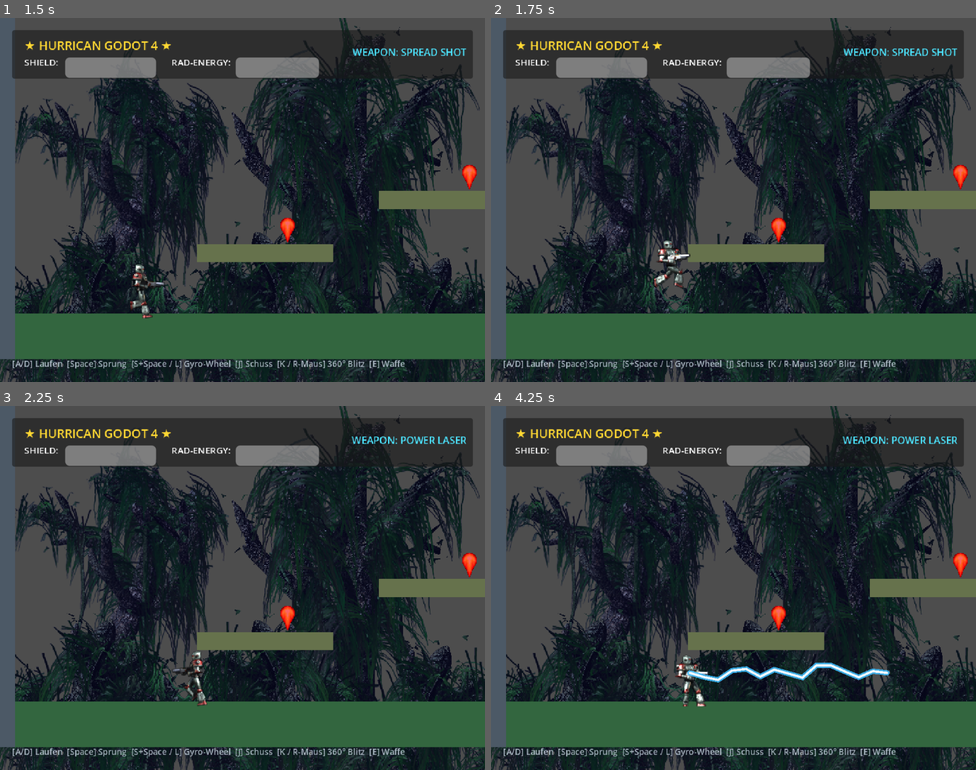
Above: before the commit, frames 1-4 (two rows, left to right).
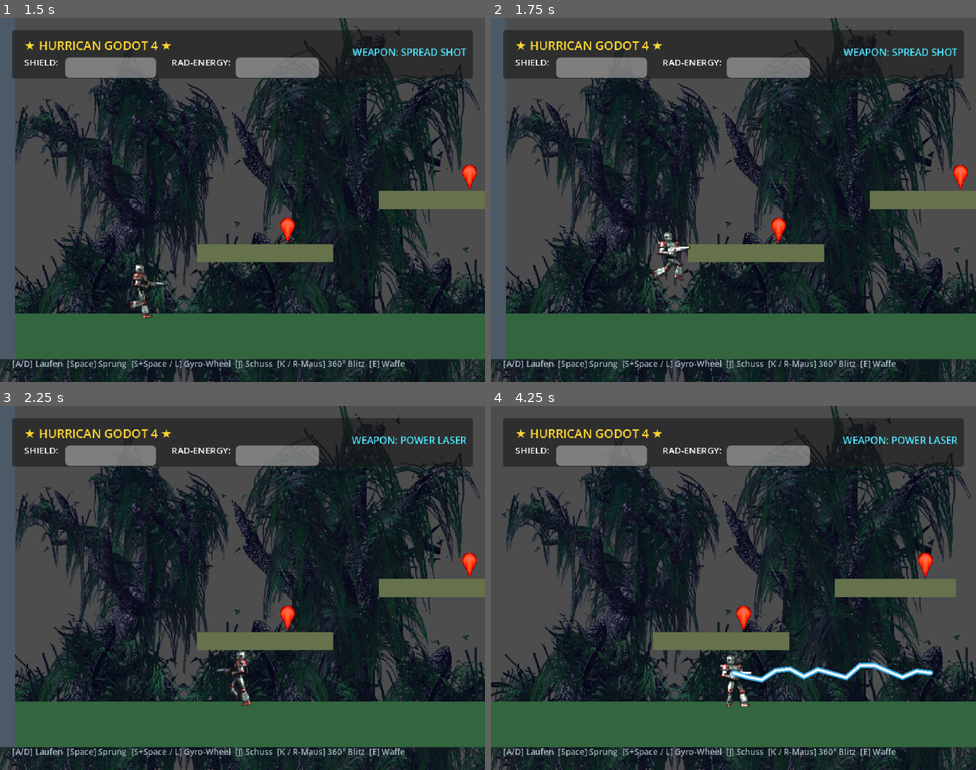
Above: after the commit, the same moments.

Repository: RobinNunkesser/gd-godot-hurrican
Game: Godot game, scene res://scenes/main.tscn
Two runs of this game, one before a commit and one after it. Both use one fixed random seed, a clock stepped at 60 frames per second and the inputs below.
Inputs (mouse positions are in pixels of both pictures, inside the frame that each line leads up to):
- Up to frame 1 (1.5 s): tap Enter at 0.5 s; move the mouse to (349, 181) at 0.52 s; hold K (p1_lightning) 0.53-1.28 s; hold D (p1_right) from 0.53 s (still down); tap Space (p1_jump) at 0.77 s; move the mouse to (145, 218) at 1.27 s; tap J (p1_shoot) at 1.35 s
- Up to frame 2 (1.75 s): keep holding D (p1_right); tap Space (p1_jump) at 1.52 s
- Up to frame 3 (2.25 s): move the mouse to (291, 507) at 2.02 s; release D (p1_right) at 2.03 s; hold A (p1_left) from 2.03 s (still down); tap E (p1_weapon_cycle) at 2.1 s
- Up to frame 4 (4.25 s): move the mouse to (709, 660) at 2.77 s; release A (p1_left) at 2.78 s; hold D (p1_right) from 2.78 s (still down); tap L (p1_wheel) at 2.85 s; tap Space (p1_jump) at 3.02, 3.77 s; move the mouse to (879, 642) at 3.52 s; hold K (p1_lightning) from 3.53 s (still down)

Frame 1 is identical in both runs. In frame 2, 0.6% of the frame differs, in the area x 33-42%, y 58-75%; in frame 3, 0.6%; in frame 4, 6.4%, in the area x 0-100%, y 0-94%.

Commit message:
fix(player): tune jump velocity to original 124px height and enable one-way platforms

Diff:
--- a/scenes/main.gd
+++ b/scenes/main.gd
@@ -43,11 +43,11 @@
 	_add_box_obstacle(world_body, Vector2(0, 100), Vector2(40, 700), Color(0.3, 0.35, 0.4))
 	_add_box_obstacle(world_body, Vector2(2400, 100), Vector2(40, 700), Color(0.3, 0.35, 0.4))
 
-	# 3. Gestaffelte Sprungplattformen
-	_add_box_obstacle(world_body, Vector2(350, 310), Vector2(180, 24), Color(0.4, 0.45, 0.3))
-	_add_box_obstacle(world_body, Vector2(580, 240), Vector2(160, 24), Color(0.4, 0.45, 0.3))
-	_add_box_obstacle(world_body, Vector2(800, 170), Vector2(200, 24), Color(0.4, 0.45, 0.3))
-	_add_box_obstacle(world_body, Vector2(1100, 260), Vector2(220, 24), Color(0.4, 0.45, 0.3))
+	# 3. Gestaffelte Sprungplattformen (One-Way-Platforms zum Durchspringen von unten)
+	_add_box_obstacle(world_body, Vector2(350, 310), Vector2(180, 24), Color(0.4, 0.45, 0.3), true)
+	_add_box_obstacle(world_body, Vector2(580, 240), Vector2(160, 24), Color(0.4, 0.45, 0.3), true)
+	_add_box_obstacle(world_body, Vector2(800, 170), Vector2(200, 24), Color(0.4, 0.45, 0.3), true)
+	_add_box_obstacle(world_body, Vector2(1100, 260), Vector2(220, 24), Color(0.4, 0.45, 0.3), true)
 
 	# 4. 45° Rampe für Slopes & Gyro-Wheel
 	var ramp_col = CollisionPolygon2D.new()
@@ -66,12 +66,14 @@
 
 	add_child(world_body)
 
-func _add_box_obstacle(parent: StaticBody2D, pos: Vector2, size: Vector2, color: Color) -> void:
+func _add_box_obstacle(parent: StaticBody2D, pos: Vector2, size: Vector2, color: Color, is_one_way: bool = false) -> void:
 	var col = CollisionShape2D.new()
 	var rect = RectangleShape2D.new()
 	rect.size = size
 	col.shape = rect
 	col.position = pos
+	col.one_way_collision = is_one_way
+	col.one_way_collision_margin = 6.0
 	parent.add_child(col)
 
 	var poly = Polygon2D.new()
--- a/scripts/hurrican_config.gd
+++ b/scripts/hurrican_config.gd
@@ -10,8 +10,8 @@
 const AIR_ACCEL: float = 800.0
 
 const GRAVITY: float = 980.0
-const JUMP_VELOCITY: float = -380.0
-const VARIABLE_JUMP_CUTOFF: float = -120.0
+const JUMP_VELOCITY: float = -490.0 # Ergibt ~123px Sprunghöhe, exakt wie PLAYER_MAXJUMP in Hurrican
+const VARIABLE_JUMP_CUTOFF: float = -140.0
 
 # 2. Gyro-Wheel (Stachelrad / Morph-Ball)
 const WHEEL_SPEED: float = 280.0
